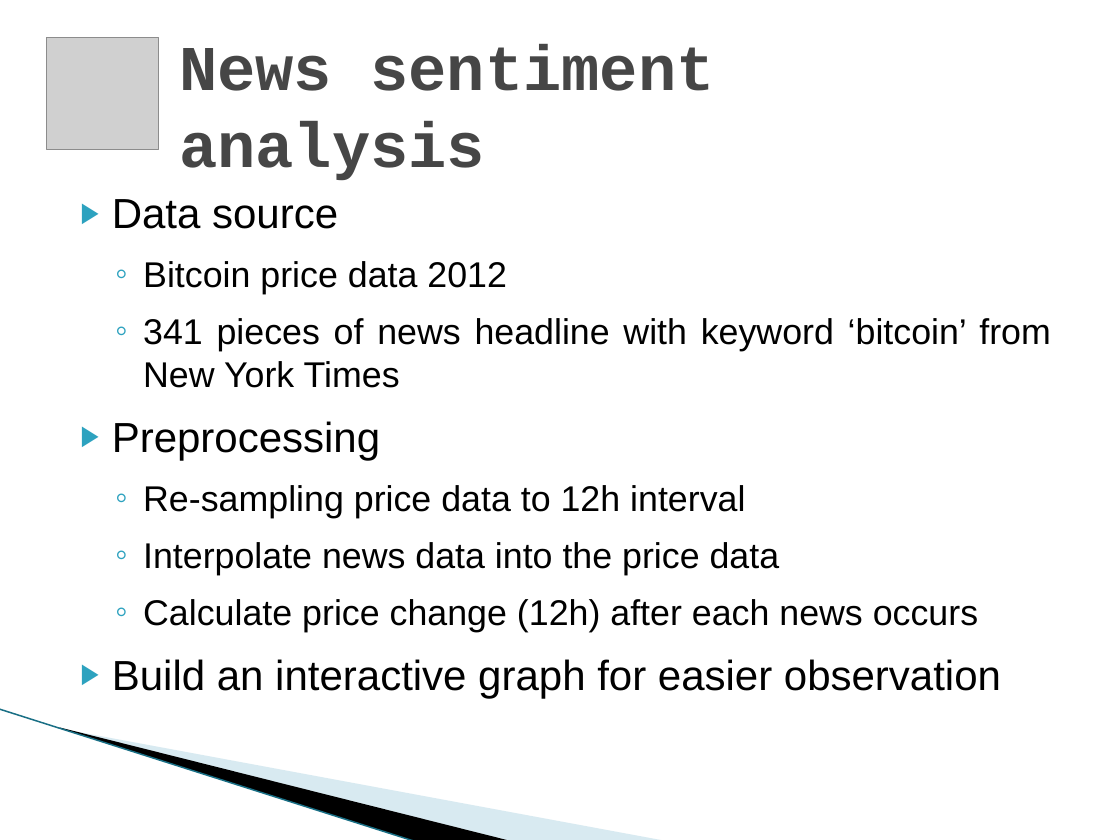
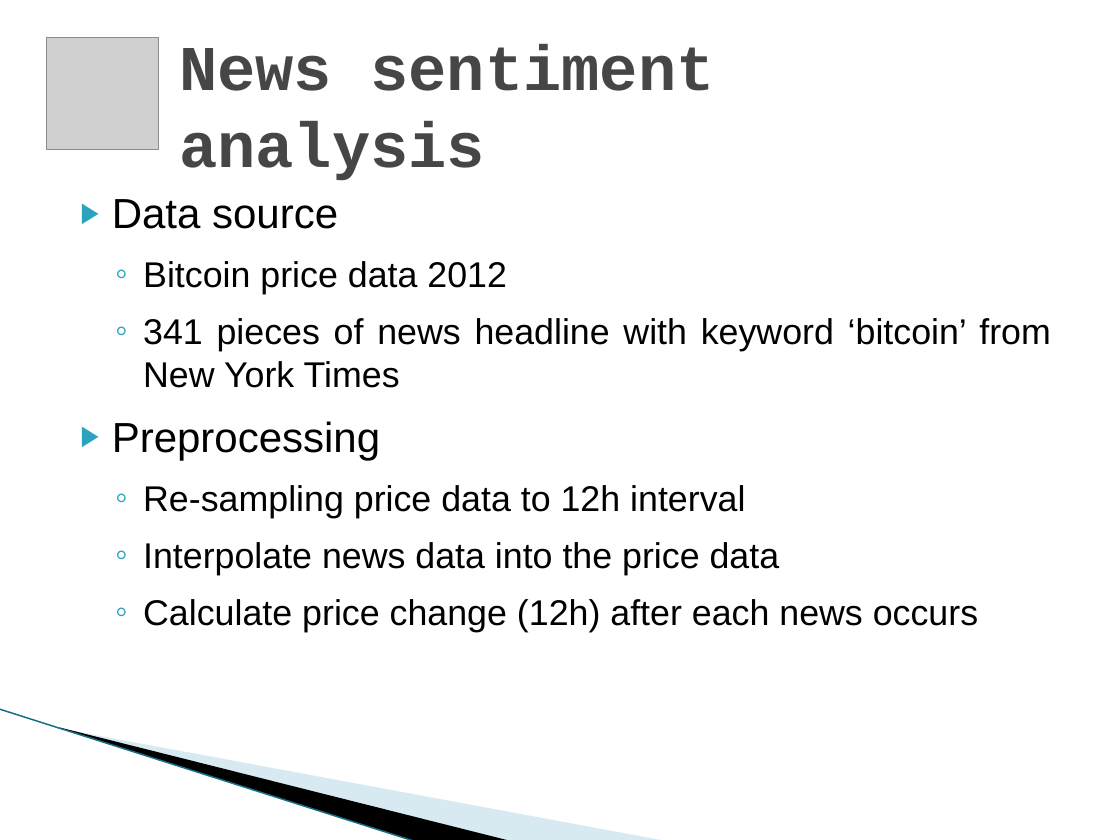
Before and after one commit to yyl/btc-price-analysis, a slide deck: slide 22 of DM_Project.pptx. Drawn at 1120x840 pixels with LibreOffice and Linux fonts; fonts in the diff are those of the drawing; grey boxes stand for pictures; background and template pictures are left out. Boxes give left, top, right and bottom in pixels: in the first picture for what was removed or moved away, otherwise in the second. Text is boxed around its words. In the diff, an @@ line names an element or a change of style, - is before the commit and + after.

```diff
--- a/DM_Project.pptx
+++ b/DM_Project.pptx
@@ text at [112, 659, 1001, 698]: paragraph removed @@
-▶ Build an interactive graph for easier observation
```
Also in this commit, not shown: 7 other slides changed.
